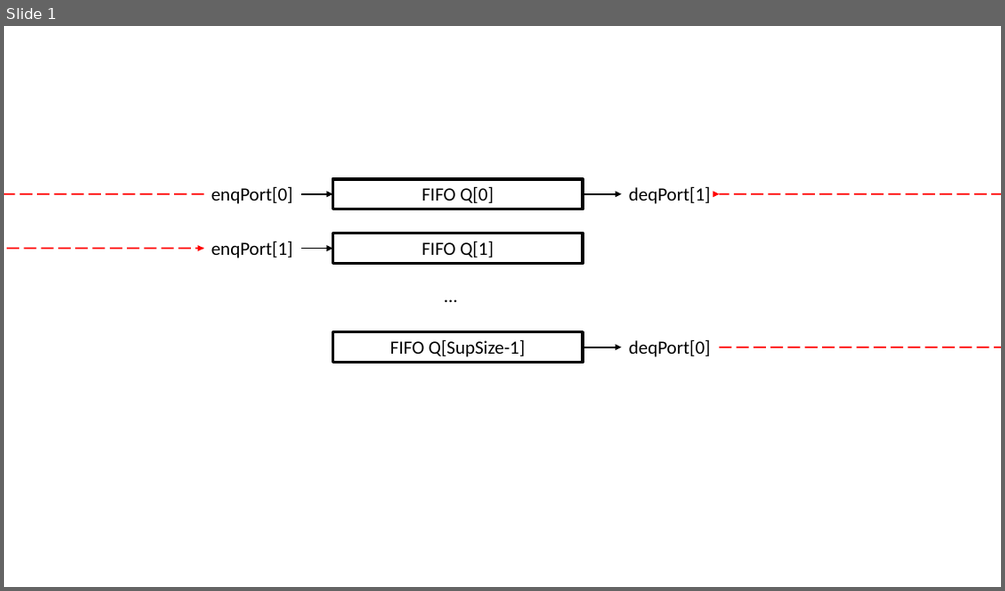
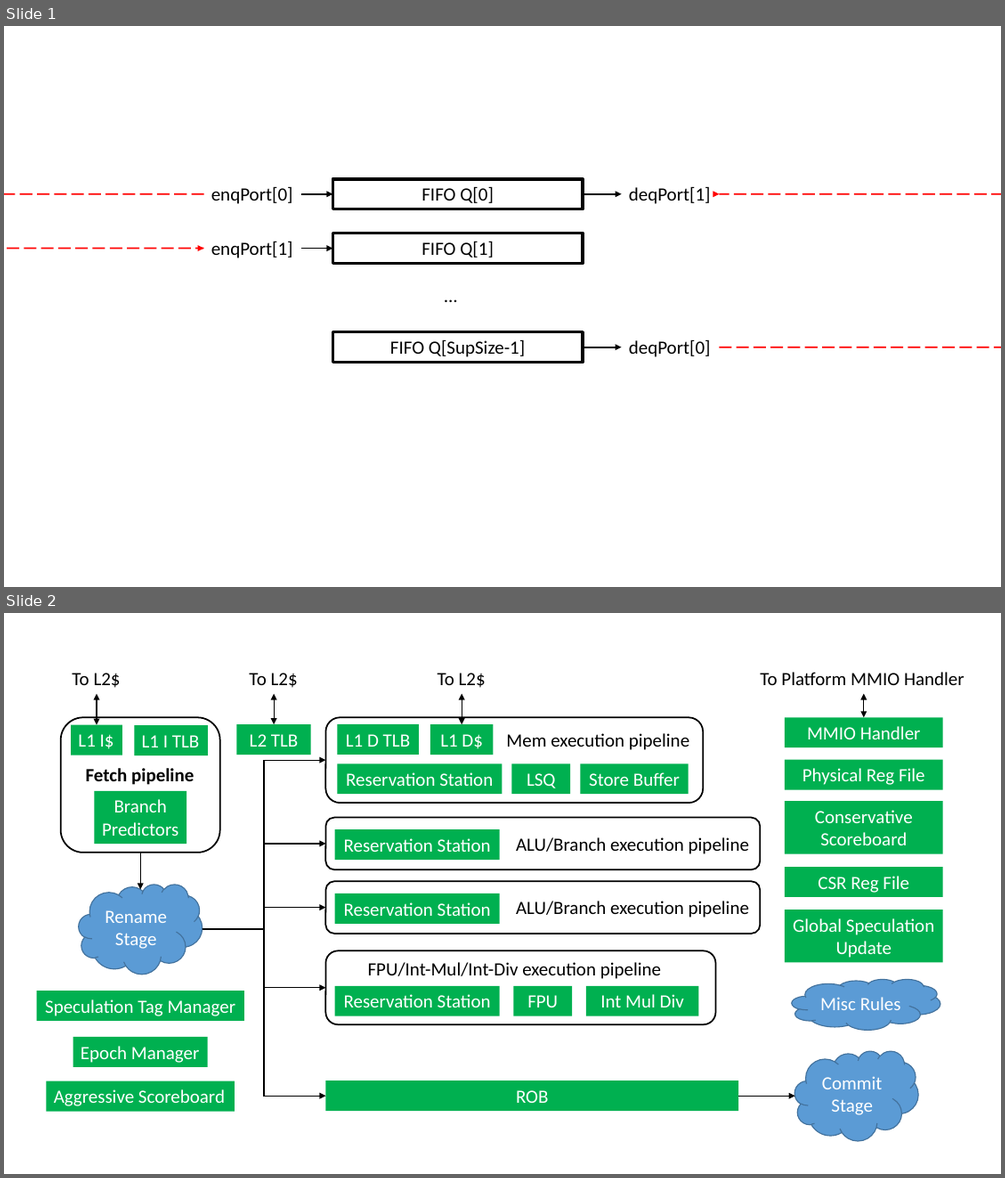
Before and after one commit to sizhuo-zhang/RiscyOO_design_doc, a slide deck: fig/fig.pptx. Shown one above the other, each under a label of ours: slide 1 before the commit, slides 1 and 2 after it. The pictures are 1005x591 and 1005x1178 pixels, drawn with LibreOffice and Linux fonts; fonts in the diff are those of the drawing. Boxes give left, top, right and bottom in pixels: in the first picture for what was removed or moved away, otherwise in the second. Text is boxed around its words. In the diff, an @@ line names an element or a change of style, - is before the commit and + after.

```diff
--- a/fig/fig.pptx
+++ b/fig/fig.pptx
@@ slide 2 added at [4,613,1001,1174], background #FFFFFF @@
@@ group added at [37,672,964,1140]: 23 rectangles, 9 texts, 5 rounded rectangles, 5 elbow arrows, 4 double arrows, 3 clouds, 2 arrows @@
+L1 I$
+L1 I TLB
+Branch
+Predictors
+Fetch pipeline
+Rename
+Stage
+Speculation Tag Manager
+Epoch Manager
+Reservation Station
+ALU/Branch execution pipeline
+Reservation Station
+ALU/Branch execution pipeline
+Reservation Station
+FPU/Int-Mul/Int-Div execution pipeline
+FPU
+Int Mul Div
+ROB
+Commit
+Stage
+LSQ
+Mem execution pipeline
+L1 D TLB
+L1 D$
+Store Buffer
+Reservation Station
+L2 TLB
+Aggressive Scoreboard
+MMIO Handler
+Physical Reg File
+CSR Reg File
+Conservative
+Scoreboard
+Global Speculation Update
+Misc Rules
+To L2$
+To L2$
+To L2$
+To Platform MMIO Handler
```
Also in this commit, not shown: 3 other files.
